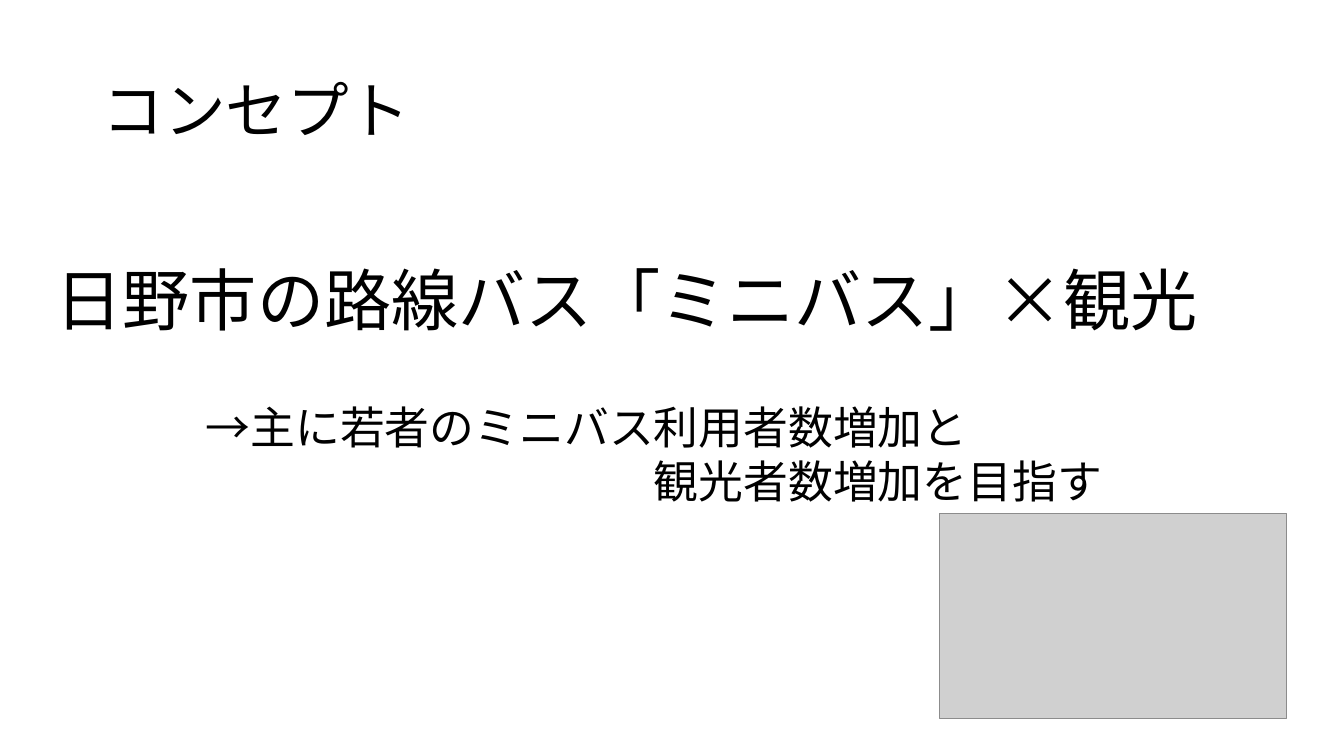
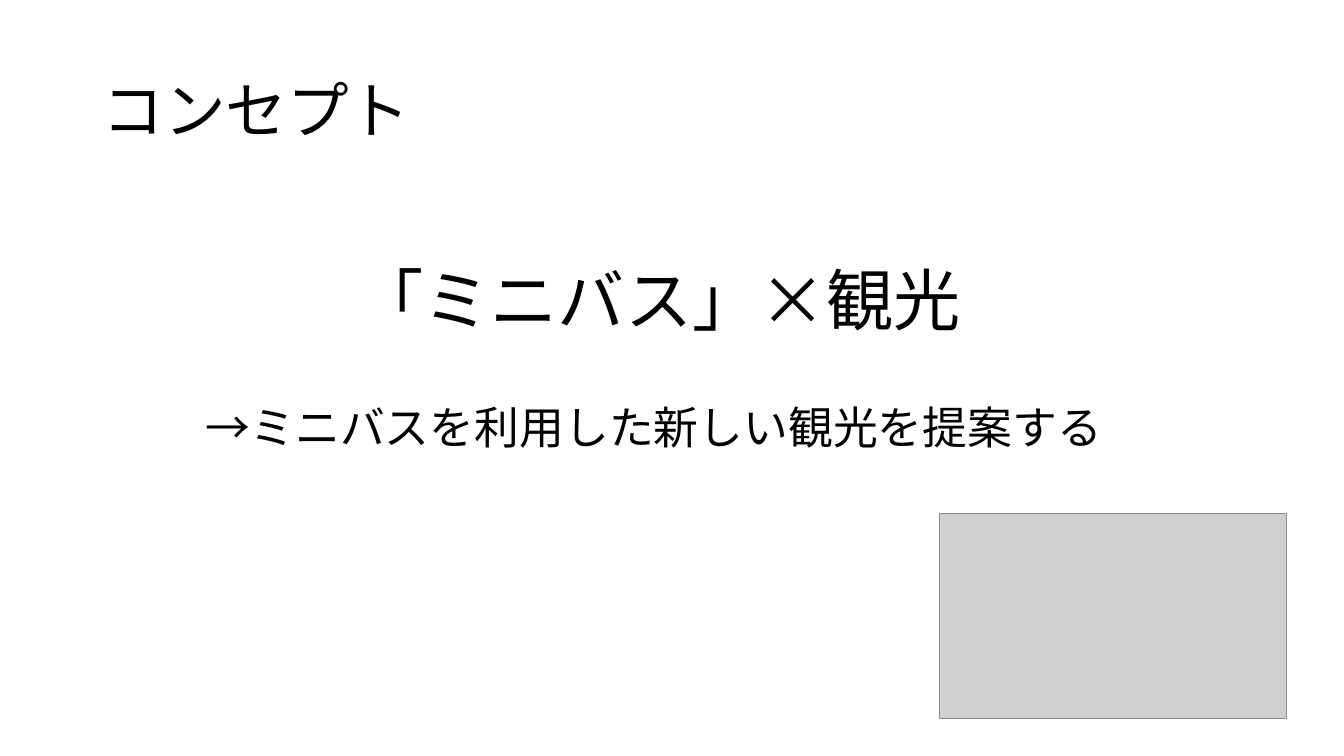
Before and after one commit to sfdn-class/HinoMiniBus, a slide deck: slide 3 of design/powerpoint/ミニバス旅.pptx (slide 2 before the commit). Drawn at 1344x756 pixels with LibreOffice and Linux fonts; fonts in the diff are those of the drawing; grey boxes stand for pictures. Boxes give left, top, right and bottom in pixels: in the first picture for what was removed or moved away, otherwise in the second. Text is boxed around its words. In the diff, an @@ line names an element or a change of style, - is before the commit and + after.

```diff
--- a/design/powerpoint/ミニバス旅.pptx
+++ b/design/powerpoint/ミニバス旅.pptx
@@ text at [356, 268, 961, 331]: text changed @@
-日野市の路線バス「ミニバス」×観光
+「ミニバス」×観光
@@ text at [206, 406, 1102, 448]: text changed @@
-→主に若者のミニバス利用者数増加と
-観光者数増加を目指す
+→ミニバスを利用した新しい観光を提案する
```
Also in this commit, not shown: 5 other slides changed, 2 slides added, 3 slides removed, 1 other file.
